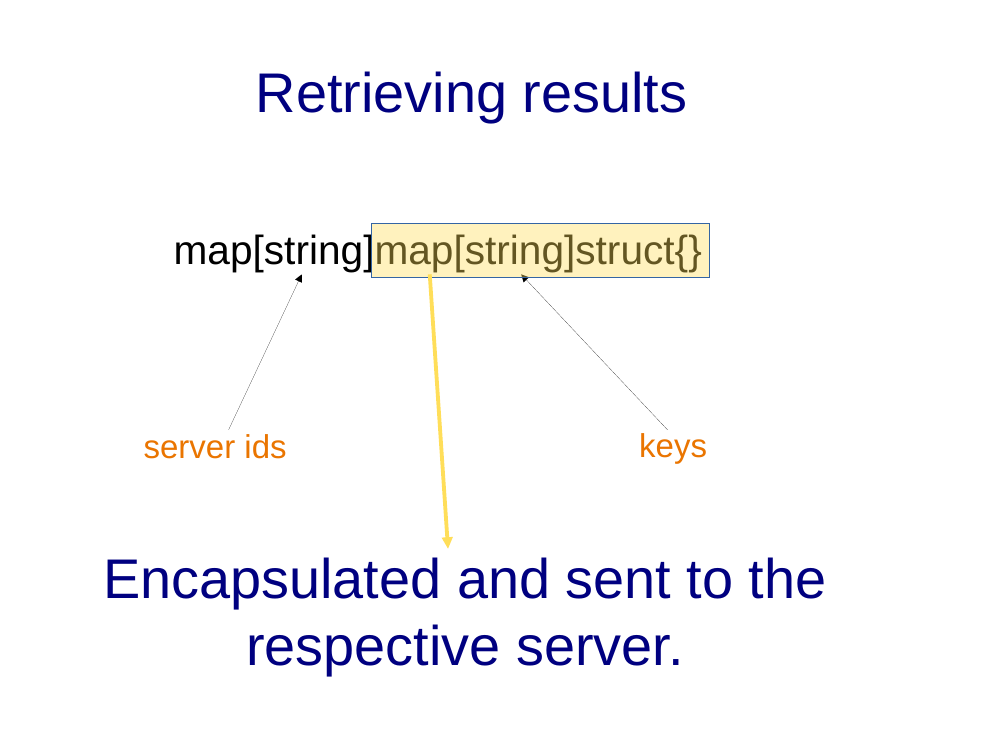
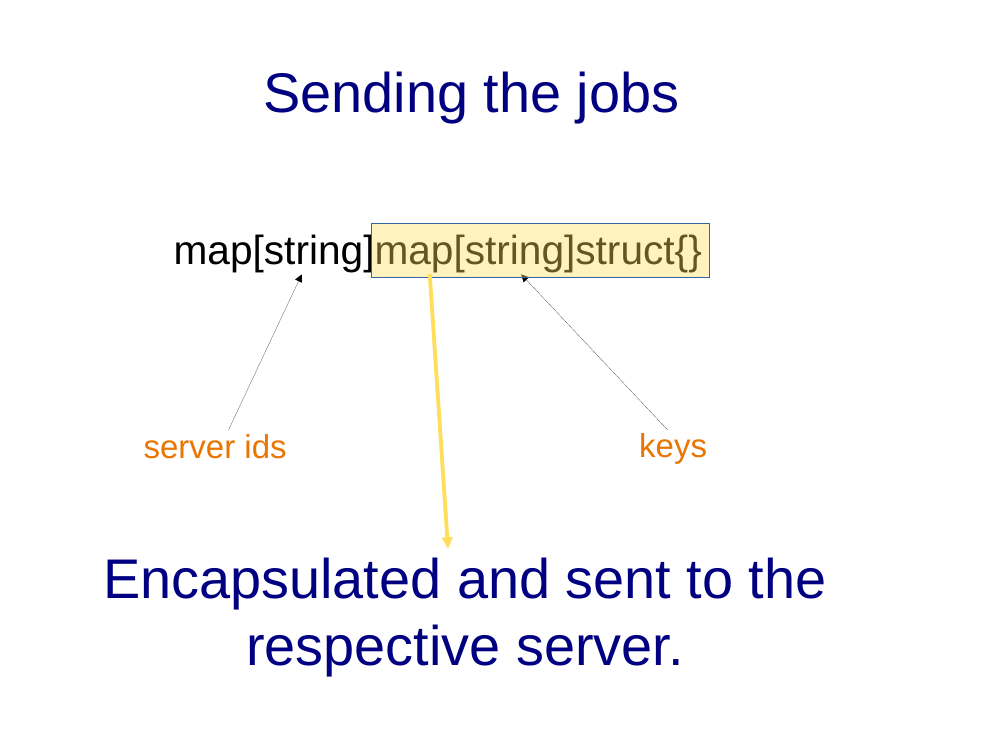
Before and after one commit to sgaragagghu/sdcc-documentazione, a slide deck: slide 7 of to_delete/presentazione.odp. Drawn at 1008x756 pixels with LibreOffice and Linux fonts; fonts in the diff are those of the drawing. Boxes give left, top, right and bottom in pixels: in the first picture for what was removed or moved away, otherwise in the second. Text is boxed around its words. In the diff, an @@ line names an element or a change of style, - is before the commit and + after.

```diff
--- a/to_delete/presentazione.odp
+++ b/to_delete/presentazione.odp
@@ title at (264,71,679,122): text changed @@
-Retrieving results
+Sending the jobs
```
Also in this commit, not shown: 3 other slides changed.
